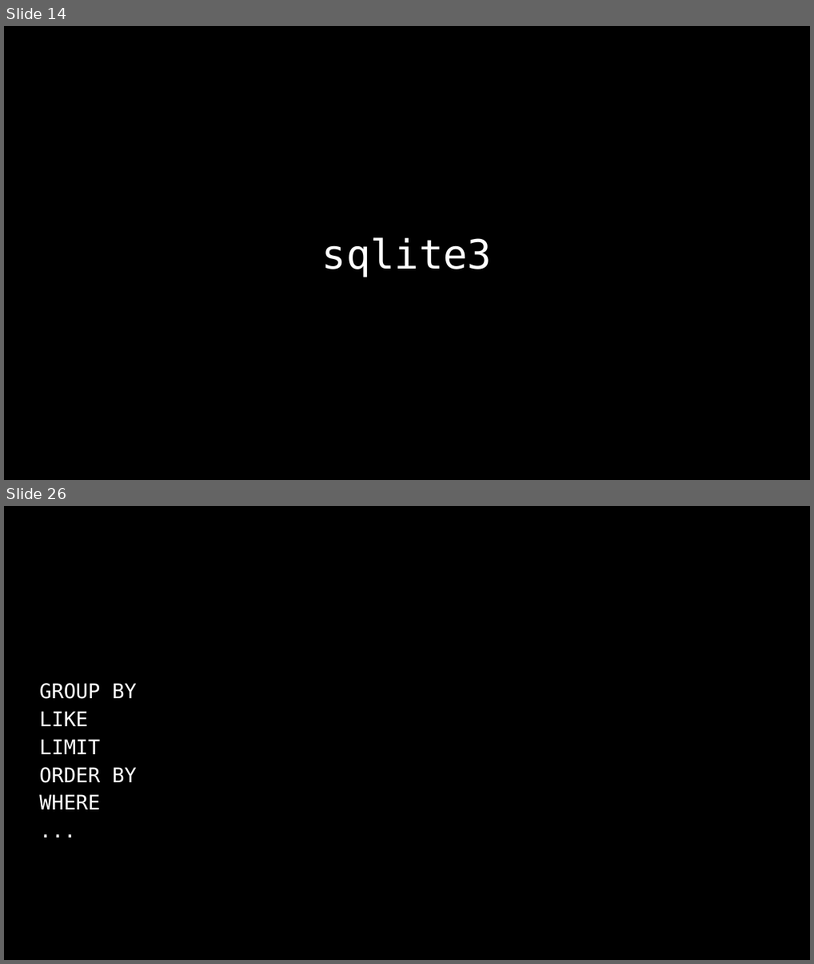
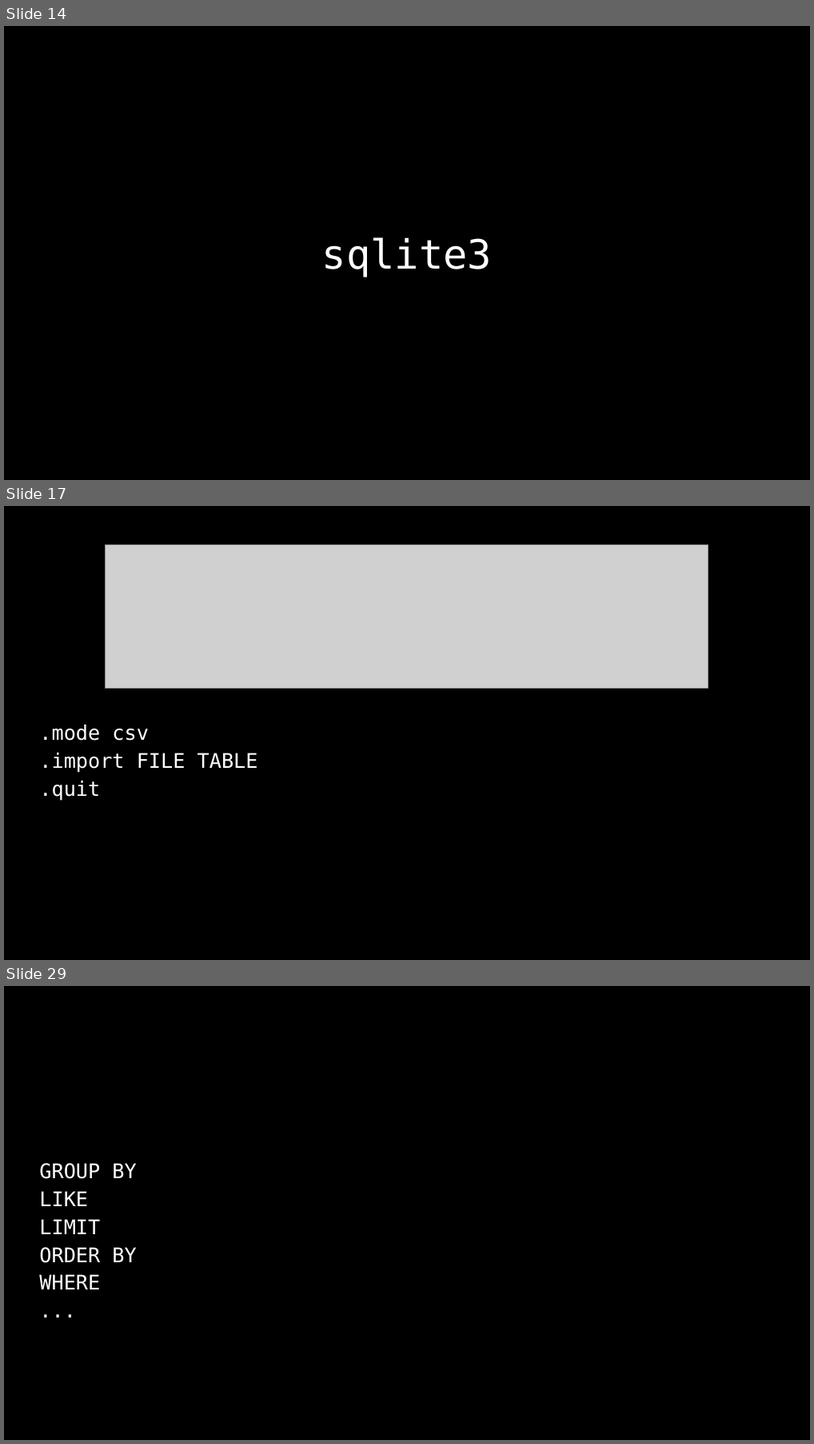
Before and after one commit to SQ4007-2025/website, a slide deck: lectures/slides_8.pptx. Shown one above the other, each under a label of ours: slides 14 and 26 before the commit, slides 14, 17 and 29 after it; the slides between them are not shown. The pictures are 814x964 and 814x1444 pixels, drawn with LibreOffice and Linux fonts; fonts in the diff are those of the drawing; grey boxes stand for pictures. Boxes give left, top, right and bottom in pixels: in the first picture for what was removed or moved away, otherwise in the second. Text is boxed around its words. In the diff, an @@ line names an element or a change of style, - is before the commit and + after.

```diff
--- a/lectures/slides_8.pptx
+++ b/lectures/slides_8.pptx
@@ slide 17 added at (4, 506, 810, 960), background #000000 @@
@@ picture added at (106, 545, 709, 688) @@
@@ text added at (39, 724, 258, 800), 18 pt, text #FFFFFF @@
+.mode csv
+.import FILE TABLE
+.quit
@@ what was slide 26 is now slide 29 @@
```
Also in this commit, not shown: 11 slides changed, 2 other slides added.
